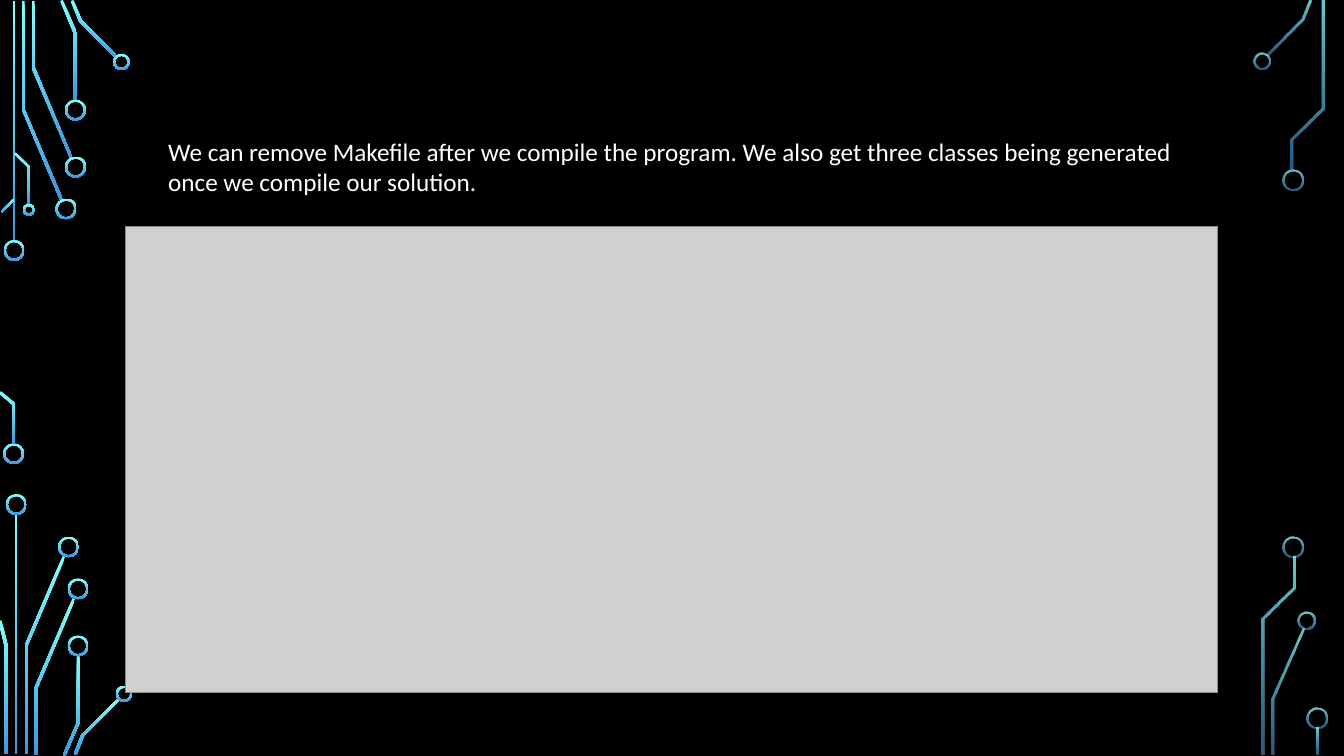
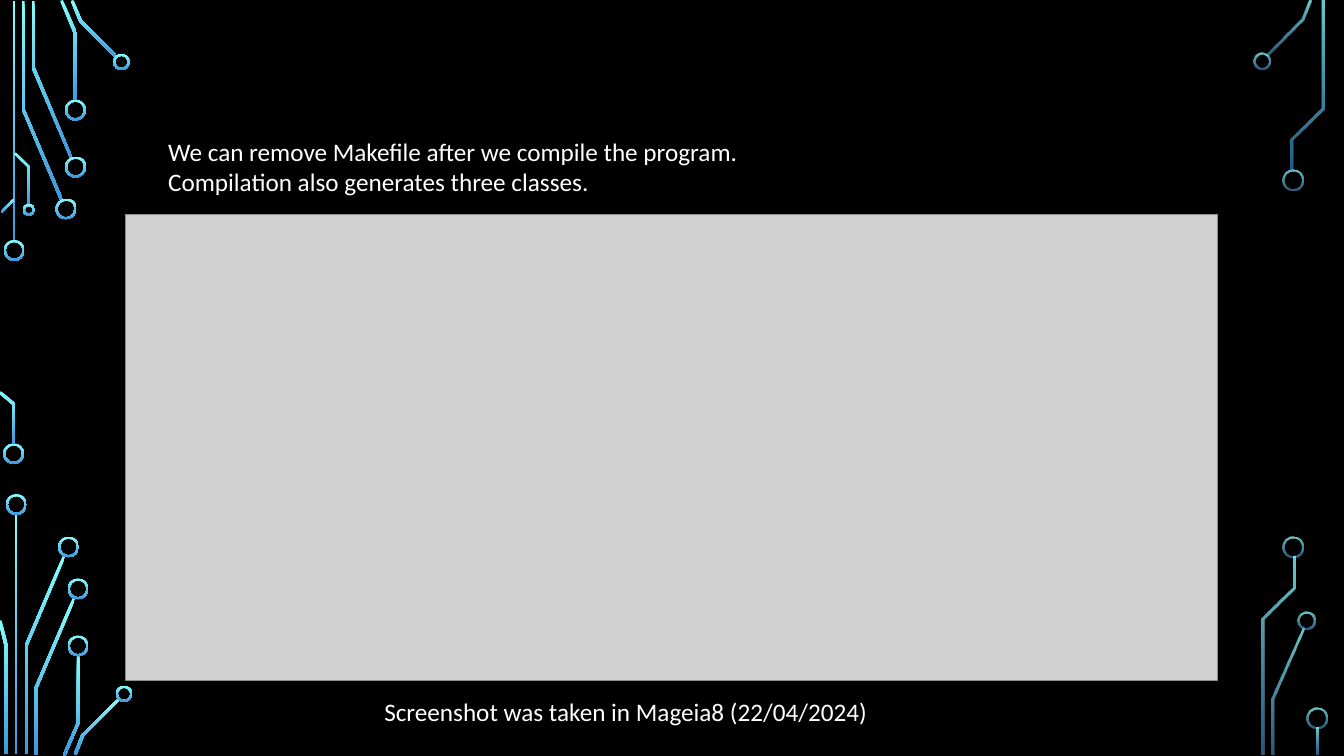
Before and after one commit to StevenKelly99/Stressfree-Pets, a slide deck: slide 10 of final_Presentation_New.pptx. Drawn at 1344x756 pixels with LibreOffice and Linux fonts; fonts in the diff are those of the drawing; grey boxes stand for pictures; background and template pictures are left out. Boxes give left, top, right and bottom in pixels: in the first picture for what was removed or moved away, otherwise in the second. Text is boxed around its words. In the diff, an @@ line names an element or a change of style, - is before the commit and + after.

```diff
--- a/final_Presentation_New.pptx
+++ b/final_Presentation_New.pptx
@@ text at [168, 143, 737, 196]: text changed @@
-We can remove Makefile after we compile the program. We also get three classes being generated once we compile our solution.
+We can remove Makefile after we compile the program.
+Compilation also generates three classes.
@@ picture: place and size @@
-picture at [126, 226, 1218, 692]
+picture at [126, 214, 1218, 680]
@@ text added at [384, 702, 867, 726], 18 pt, text #FFFFFF @@
+Screenshot was taken in Mageia8 (22/04/2024)
```
Also in this commit, not shown: 2 other slides changed, 1 other file.
